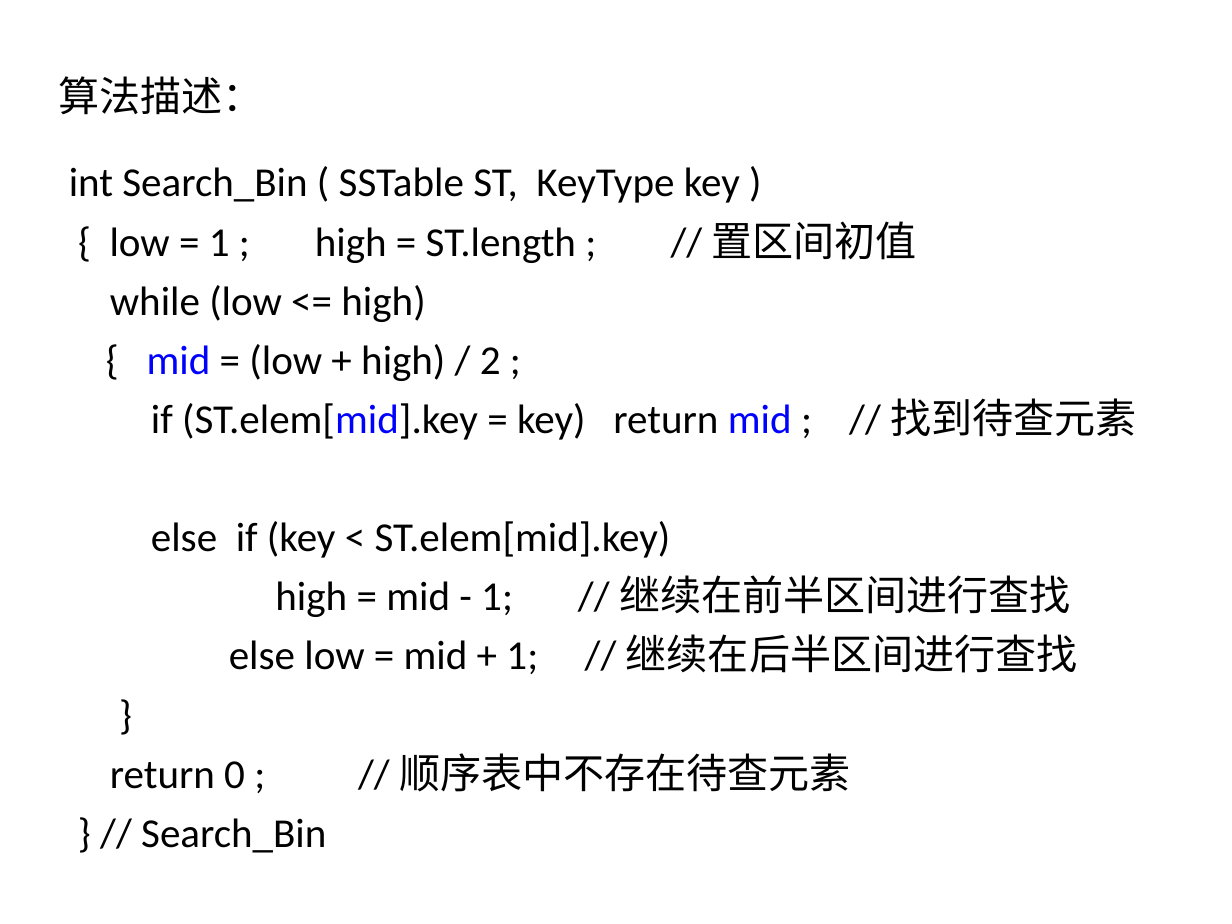
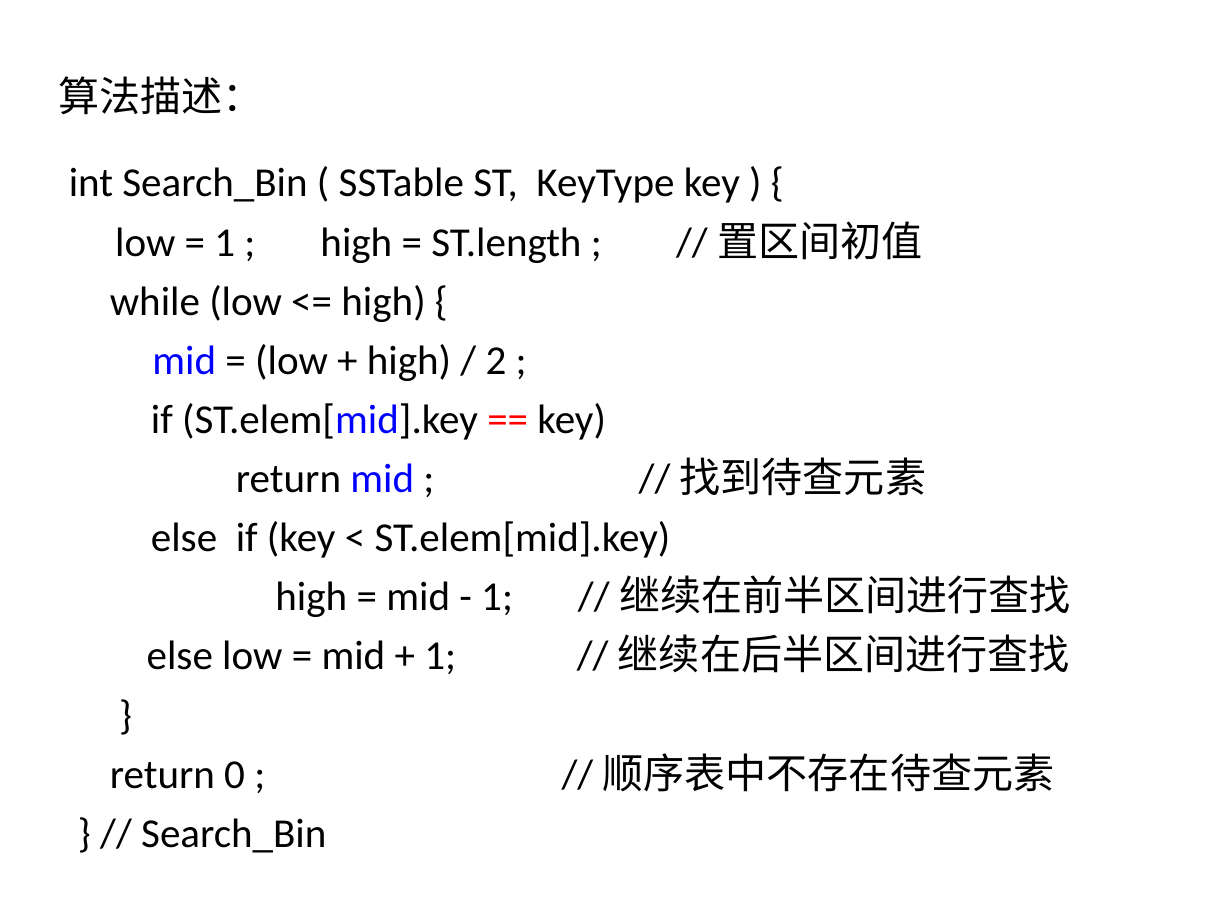
Before and after one commit to Gempittance/Data_Structur_Build, a slide deck: slide 13 of 数据结构PPT/ds9.pptx. Drawn at 1232x924 pixels with LibreOffice and Linux fonts; fonts in the diff are those of the drawing. Boxes give left, top, right and bottom in pixels: in the first picture for what was removed or moved away, otherwise in the second. Text is boxed around its words. In the diff, an @@ line names an element or a change of style, - is before the commit and + after.

```diff
--- a/数据结构PPT/ds9.pptx
+++ b/数据结构PPT/ds9.pptx
@@ text at (69, 167, 1071, 853): text changed @@
-int Search_Bin ( SSTable ST, KeyType key )
-{ low = 1 ; high = ST.length ; // 置区间初值
-while (low <= high)
-{ mid = (low + high) / 2 ;
-if (ST.elem[mid].key = key) return mid ; // 找到待查元素
-else if (key < ST.elem[mid].key)
-high = mid - 1; // 继续在前半区间进行查找
-else low = mid + 1; // 继续在后半区间进行查找
-}
-return 0 ; // 顺序表中不存在待查元素
-} // Search_Bin
+int Search_Bin ( SSTable ST, KeyType key ) {
+low = 1 ; high = ST.length ; // 置区间初值
+while (low <= high) {
+mid = (low + high) / 2 ;
+if (ST.elem[mid].key == key)
+return mid ; // 找到待查元素
+else if (key < ST.elem[mid].key)
+high = mid - 1; // 继续在前半区间进行查找
+else low = mid + 1; // 继续在后半区间进行查找
+}
+return 0 ; // 顺序表中不存在待查元素
+} // Search_Bin
```
Also in this commit, not shown: 19 other slides changed, 5 slides added.
